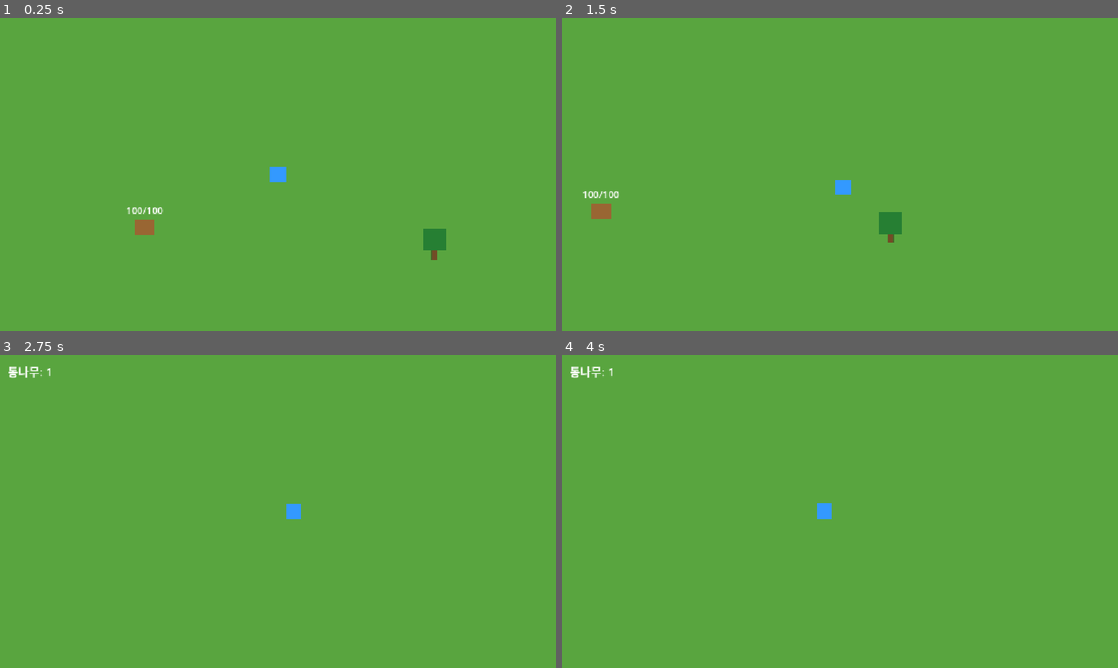
Above: before the commit, frames 1-4 (two rows, left to right).
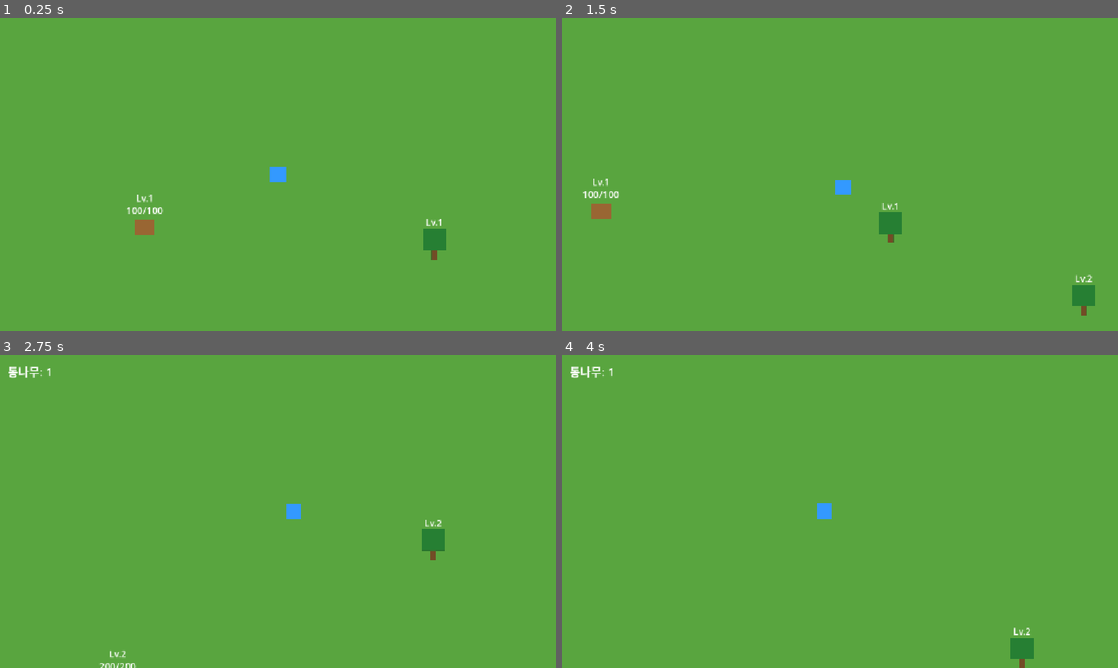
Above: after the commit, the same moments.

Repository: kimtuna/test_game
Game: Godot game, scene res://scenes/Main.tscn
The game is run twice, just before and just after one commit, with the same random seed, the same clock (stepped at 60 frames per second) and the same inputs.
Inputs:
- Up to frame 1 (0.25 s): no input
- Up to frame 2 (1.5 s): tap Enter (ui_accept) at 0.5, 0.77, 0.8, 1.07, 1.35 s; hold Right (ui_right) 0.53-1.28 s; tap C (capture) at 0.6 s; hold Down (ui_down) from 1.28 s (still down)
- Up to frame 3 (2.75 s): tap Enter (ui_accept) at 1.52, 1.82, 2.3 s; tap C (capture) at 1.55, 2.1 s; release Down (ui_down) at 2.03 s; hold Right (ui_right) from 2.03 s (still down)
- Up to frame 4 (4 s): release Right (ui_right) at 2.78 s; hold Up (ui_up) 2.78-3.53 s; tap C (capture) at 2.85 s; tap Enter (ui_accept) at 3.02, 3.32, 3.6, 3.77 s; hold Left (ui_left) from 3.53 s (still down)

The runs differ from the first frame. In frame 1, less than 0.1% of the frame differs, in the area x 24-80%, y 56-67%; in frame 2, 0.4%; in frame 3, 0.5%, in the area x 18-80%, y 52-100%; in frame 4, 0.4%.

Commit message:
feat: 나무/동물에 등급(grade) 시스템 추가 - 등급이 높을수록 채집/사냥이 어려워지도록 구현 (design.md 로드맵의 다음 단계인 등급·장비 중 status.md #24가 제안한 두 후보 중 더 작은 단위인 "등급 속성 추가"). Tree는 grade만큼 상호작용 횟수가 필요하고, Animal은 max_health가 grade에 비례해 늘어나(포획 조건인 8% 비율은 그대로 유지) 사냥에 더 많은 타격이 필요해진다. 두 스크립트 모두 grade 표시용 GradeLabel을 추가했고, Main.tscn에 grade=2 나무/동물 인스턴스를 각각 하나씩 배치해 기능을 실제로 노출시켰다. 기존 grade=1 개체(Tree, Animal)는 동작이 완전히 동일해 기존 사냥/포획/피격도주/시야도주/발소리도주/경계 테스트 6종 모두 회귀 없이 통과, 등급 스케일링만 검증하는 신규 테스트(grade_headless_test.gd) 추가

Diff:
--- a/scenes/Animal.tscn
+++ b/scenes/Animal.tscn
@@ -37,3 +37,11 @@
 offset_bottom = -36.0
 horizontal_alignment = 1
 theme_override_font_sizes/font_size = 20
+
+[node name="GradeLabel" type="Label" parent="."]
+offset_left = -40.0
+offset_top = -90.0
+offset_right = 40.0
+offset_bottom = -66.0
+horizontal_alignment = 1
+theme_override_font_sizes/font_size = 18
--- a/scenes/Main.tscn
+++ b/scenes/Main.tscn
@@ -24,8 +24,16 @@
 [node name="Tree" parent="." instance=ExtResource("3")]
 position = Vector2(900, 500)
 
+[node name="Tree2" parent="." instance=ExtResource("3")]
+position = Vector2(1300, 650)
+grade = 2
+
 [node name="Animal" parent="." instance=ExtResource("5")]
 position = Vector2(300, 450)
+
+[node name="Animal2" parent="." instance=ExtResource("5")]
+position = Vector2(700, 800)
+grade = 2
 
 [node name="UI" type="CanvasLayer" parent="."]
 
--- a/scenes/Tree.tscn
+++ b/scenes/Tree.tscn
@@ -13,3 +13,11 @@
 
 [node name="CollisionShape2D" type="CollisionShape2D" parent="."]
 shape = SubResource("CircleShape2D_1")
+
+[node name="GradeLabel" type="Label" parent="."]
+offset_left = -40.0
+offset_top = -90.0
+offset_right = 40.0
+offset_bottom = -64.0
+horizontal_alignment = 1
+theme_override_font_sizes/font_size = 18
--- a/scripts/animal.gd
+++ b/scripts/animal.gd
@@ -38,6 +38,15 @@
 # 도주) 플레이어 반대 방향으로 FLEE_DURATION초 동안 FLEE_SPEED 속도로
 # 이동한다. 포획 시도(capture, 마취총)는 피해를 주는 "공격"이 아니라 별도
 # 행동이므로 도주를 유발하지 않는다.
+#
+# design.md의 "등급·장비" 단계 첫 조각으로 등급(grade, 1~3)을 추가했다.
+# 높은 등급일수록 잡기 어렵다는 요구를, 최대 체력을 grade에 비례해 늘리는
+# 방식(max_health = MAX_HEALTH * grade)으로 구현했다 — ATTACK_DAMAGE는
+# 그대로 두어 등급이 높을수록 사냥에 필요한 타격 횟수가 자연스럽게 늘어난다.
+# 포획 조건(체력 8% 미만)도 max_health 기준 비율이라 grade와 무관하게 동일한
+# 규칙으로 동작한다. MAX_HEALTH라는 이름은 기존 헤드리스 테스트가
+# `animal.MAX_HEALTH`로 직접 참조하고 있어 grade=1 기준값(기본 개체 100)으로
+# 그대로 유지했다.
 
 signal harvested(resource_name: String, amount: int)
 signal captured(animal_name: String)
@@ -48,6 +57,9 @@
 const FLEE_SPEED: float = 220.0
 const FLEE_DURATION: float = 0.6
 
+@export_range(1, 3) var grade: int = 1
+
+var max_health: int = MAX_HEALTH
 var health: int = MAX_HEALTH
 var player_nearby: CharacterBody2D = null
 var player_in_sight: CharacterBody2D = null
@@ -59,6 +71,7 @@
 
 @onready var sprite: Sprite2D = $Sprite2D
 @onready var health_label: Label = $HealthLabel
+@onready var grade_label: Label = $GradeLabel
 @onready var sight_area: Area2D = $SightArea
 @onready var sound_area: Area2D = $SoundArea
 
@@ -72,6 +85,9 @@
 	sound_area.body_entered.connect(_on_sound_body_entered)
 	sound_area.body_exited.connect(_on_sound_body_exited)
 	sprite.texture = _create_animal_texture()
+	max_health = MAX_HEALTH * grade
+	health = max_health
+	grade_label.text = "Lv.%d" % grade
 	_update_health_label()
 	terrain = get_tree().get_first_node_in_group("terrain")
 
@@ -147,15 +163,15 @@
 		flee_direction = Vector2.RIGHT
 
 func _try_capture() -> void:
-	if health < MAX_HEALTH * CAPTURE_HEALTH_RATIO:
+	if health < max_health * CAPTURE_HEALTH_RATIO:
 		print("동물을 포획했다.")
 		captured.emit("동물")
 		queue_free()
 	else:
-		print("체력이 충분히 낮아야(8%% 미만) 포획할 수 있다. (현재 %d/%d)" % [health, MAX_HEALTH])
+		print("체력이 충분히 낮아야(8%% 미만) 포획할 수 있다. (현재 %d/%d)" % [health, max_health])
 
 func _update_health_label() -> void:
-	health_label.text = "%d/%d" % [health, MAX_HEALTH]
+	health_label.text = "%d/%d" % [health, max_health]
 
 func _create_animal_texture() -> ImageTexture:
 	var image := Image.create(40, 32, false, Image.FORMAT_RGBA8)
--- a/scripts/tree.gd
+++ b/scripts/tree.gd
@@ -3,20 +3,31 @@
 # 채집 가능한 나무. Player가 상호작용 범위(Area2D)에 들어온 상태에서
 # ui_accept(기본: Space/Enter — 커스텀 입력맵 없이 Godot 기본 액션을 그대로
 # 사용해 project.godot의 InputEventKey 리소스를 직접 편집하는 위험을 피함)를
-# 누르면 나무가 사라지고 자원을 얻는다. design.md의 등급/장비 시스템은 아직
-# 범위 밖이므로, 이번 단계는 "채집" 상호작용의 가장 작은 단위만 구현한다.
+# 누르면 나무가 사라지고 자원을 얻는다.
+#
+# design.md의 "등급·장비" 단계 첫 조각으로 등급(grade, 1~3)을 추가했다.
+# 높은 등급일수록 채집이 어렵다는 design.md 요구를 가장 단순하게 만족시키기
+# 위해, 필요한 채집 횟수(hits_required)를 grade 값 그대로 사용했다 — 별도의
+# 시간/확률 시스템 없이 "몇 번 더 상호작용해야 하는가"만으로 난이도를
+# 표현하는 상식적 기본값이다. 등급별 보상(자원 종류/수량) 차등은 design.md에
+# 명시되지 않아 이번 조각에서는 다루지 않는다.
 
 signal harvested(resource_name: String, amount: int)
 
+@export_range(1, 3) var grade: int = 1
+
 var player_nearby: CharacterBody2D = null
+var hits_taken: int = 0
 
 @onready var sprite: Sprite2D = $Sprite2D
+@onready var grade_label: Label = $GradeLabel
 
 func _ready() -> void:
 	add_to_group("harvestable")
 	body_entered.connect(_on_body_entered)
 	body_exited.connect(_on_body_exited)
 	sprite.texture = _create_tree_texture()
+	grade_label.text = "Lv.%d" % grade
 
 func _on_body_entered(body: Node2D) -> void:
 	if body.is_in_group("player"):
@@ -28,7 +39,14 @@
 
 func _process(_delta: float) -> void:
 	if player_nearby != null and Input.is_action_just_pressed("ui_accept"):
+		_register_hit()
+
+func _register_hit() -> void:
+	hits_taken += 1
+	if hits_taken >= grade:
 		_harvest()
+	else:
+		print("나무를 채집 중... (%d/%d)" % [hits_taken, grade])
 
 func _harvest() -> void:
 	print("나무를 채집했다: 통나무 x1")
--- /dev/null
+++ b/tests/grade_headless_test.gd
@@ -0,0 +1,97 @@
+extends SceneTree
+
+# 헤드리스 환경에서 등급(grade) 시스템을 검증하는 통합 테스트.
+# 실행: godot --headless --path . --script res://tests/grade_headless_test.gd
+# Main.tscn에 배치된 등급 2 나무(Tree2)와 등급 2 동물(Animal2)을 대상으로,
+# 기본 등급(1)보다 채집/사냥에 더 많은 상호작용이 필요한지 확인한다.
+# 기존 grade=1 개체(Tree, Animal)는 건드리지 않아 기존 테스트와 겹치지 않는다.
+
+func _initialize() -> void:
+	var main: Node2D = load("res://scenes/Main.tscn").instantiate()
+	root.add_child(main)
+	await process_frame
+
+	var player: CharacterBody2D = main.get_node("Player")
+	var tree2: Area2D = main.get_node("Tree2")
+	var animal2: Area2D = main.get_node("Animal2")
+
+	var ok := true
+
+	# --- 등급 2 나무: grade=2이므로 1회 상호작용으로는 채집되지 않아야 한다 ---
+	if tree2.grade != 2:
+		push_error("FAIL: Tree2의 grade가 2가 아님 (실제: %d)" % tree2.grade)
+		ok = false
+
+	player.global_position = tree2.global_position
+	for i in range(5):
+		await physics_frame
+
+	Input.action_press("ui_accept")
+	await process_frame
+	Input.action_release("ui_accept")
+	await process_frame
+
+	if not is_instance_valid(tree2) or not tree2.is_inside_tree():
+		push_error("FAIL: 등급 2 나무가 1회 채집으로 사라짐 (grade가 난이도에 반영되지 않음)")
+		ok = false
+
+	Input.action_press("ui_accept")
+	await process_frame
+	Input.action_release("ui_accept")
+	await process_frame
+
+	if is_instance_valid(tree2) and tree2.is_inside_tree():
+		push_error("FAIL: 등급 2 나무가 2회 채집(grade만큼) 후에도 사라지지 않음")
+		ok = false
+
+	# --- 등급 2 동물: 최대 체력이 grade에 비례해 늘어나야 한다 ---
+	if animal2.grade != 2 or animal2.max_health != 200:
+		push_error("FAIL: Animal2의 grade/max_health가 기대와 다름 (grade=%d, max_health=%d)" % [animal2.grade, animal2.max_health])
+		ok = false
+
+	var health_label: Label = animal2.get_node("HealthLabel")
+	if health_label.text != "200/200":
+		push_error("FAIL: 등급 2 동물의 초기 체력 라벨이 기대한 값(200/200)이 아님 (실제: %s)" % health_label.text)
+		ok = false
+
+	# ATTACK_DAMAGE(31) 기준 6회 공격해야 8%(16) 미만인 14/200에 도달한다.
+	player.global_position = animal2.global_position
+	for i in range(5):
+		await physics_frame
+
+	for i in range(6):
+		Input.action_press("ui_accept")
+		await process_frame
+		Input.action_release("ui_accept")
+		await process_frame
+
+		var wait_frames := 0
+		while animal2.is_fleeing and wait_frames < 120:
+			await physics_frame
+			wait_frames += 1
+		player.global_position = animal2.global_position
+		for j in range(5):
+			await physics_frame
+
+	if not is_instance_valid(animal2) or not animal2.is_inside_tree():
+		push_error("FAIL: 등급 2 동물이 6회 공격만으로 사망함 (grade가 체력에 반영되지 않음)")
+		ok = false
+	elif health_label.text != "14/200":
+		push_error("FAIL: 6회 공격 후 등급 2 동물의 체력 라벨이 기대한 값(14/200)이 아님 (실제: %s)" % health_label.text)
+		ok = false
+
+	Input.action_press("capture")
+	await process_frame
+	Input.action_release("capture")
+	await process_frame
+
+	if is_instance_valid(animal2) and animal2.is_inside_tree():
+		push_error("FAIL: 체력이 8%% 미만(14/200)인데도 등급 2 동물이 포획되지 않음")
+		ok = false
+
+	if ok:
+		print("HEADLESS_GRADE_TEST: PASS")
+		quit(0)
+	else:
+		print("HEADLESS_GRADE_TEST: FAIL")
+		quit(1)
